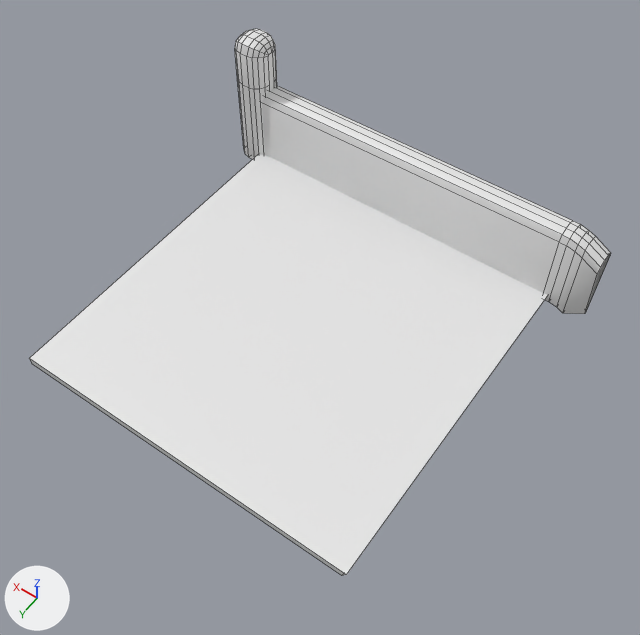
The FBX model Assets/3D_Assets/Props/stairs_2.fbx as it was, and as the next commit left it.
Rendered twice from a camera (50 mm lens) standing at (3.0, 3.47, 7.0) and looking at (5.74, -0.36, 0.96). The axes (+X, +Y, +Z) are drawn at lower left. The lights are the same throughout. Mesh edges are drawn as thin lines on the coarser meshes. Where no turn or scale is listed for an object, it has been applied to the vertices.

Before the edit, the objects in view are built like this:
```python
me_cube_014 = bpy.data.meshes.new('Cube.014')
me_cube_014.from_pydata(...)  # 148 vertices, 132 faces; spans x -2.06..1.54, y -0.16..0.16, z -0.46..0.87
me_cube_016 = bpy.data.meshes.new('Cube.016')
me_cube_016.from_pydata(...)  # 8 vertices, 6 faces; spans x -1.57..1.47, y -1.5..1.5, z -0.04..0.04
# before: 1 (-1.57, 1.5, 0.03) at pixel (346, 574), 4 (-1.53, 1.5, -0.04) at pixel (341, 575), 5 (1.47, 1.5, 0.04) at pixel (29, 358), 6 (1.47, 1.5, -0.04) at pixel (31, 363)
ob_cube_002 = bpy.data.objects.new('Cube.002', me_cube_014)
ob_cube_002.location = (5.94, -1.59, 1.6)
ob_cube_005 = bpy.data.objects.new('Cube.005', me_cube_016)
ob_cube_005.location = (5.76, 0.0, 1.24)
```
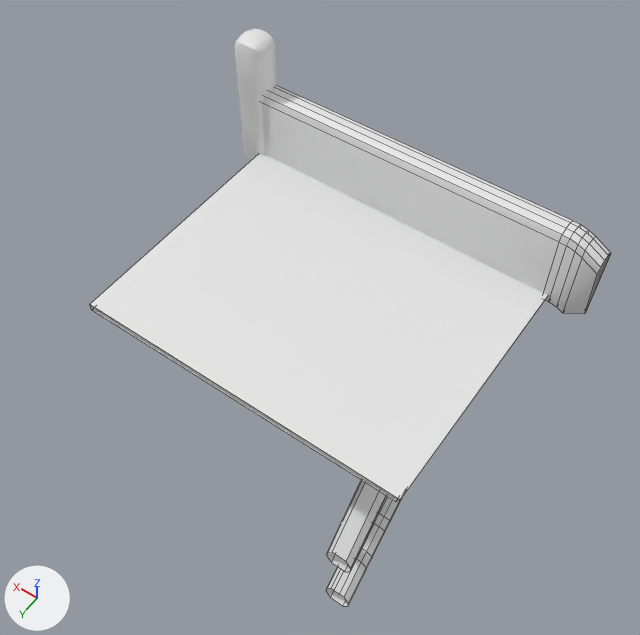
The newer file is also turned or shifted as a whole; pictures and numbers use the older file's frame.

Location of each change, (x1, y1, x2, y2) in pixels of the pictures (640 x 635 px):
'Cube.005', reshaped (12% narrower, 17% shorter): before (29, 154, 548, 576); after (90, 154, 548, 502)
'Cube.014', added: after (326, 480, 402, 606)
'Cube.002', unchanged, covered by the edit: before (235, 29, 611, 314)
'Cube.017', unchanged, uncovered by the edit: after (261, 86, 611, 314)
'Cube.016', unchanged, uncovered by the edit: after (235, 29, 277, 159)

Patch to the scene script:
```diff
--- a/Assets/3D_Assets/Props/stairs_2.fbx.py
+++ b/Assets/3D_Assets/Props/stairs_2.fbx.py
@@ me_cube_016 @@
 me_cube_016.from_pydata(...)  # 8 vertices, 6 faces; spans x -1.57..1.47, y -1.5..1.5, z -0.04..0.04
 # used by ob_cube_005; location = (5.76, 0.0, 1.24)
 # verts and faces of me_cube_016; kept vertices keep their numbers, new ones are numbered from 8
+# me_cube_016 part 1
+delete_faces([(1, 5, 6, 4)])
+for i in [1, 4, 5, 6]: verts[i] += (0.0, -0.67, 0.0)
@@ me_cube_022 @@
+me_cube_022.from_pydata(...)  # 180 vertices, 162 faces; spans x -0.13..0.13, y -1.21..0.82, z -1.27..0.88
@@ ob_cube_014 @@
+ob_cube_014 = bpy.data.objects.new('Cube.014', me_cube_022)
+ob_cube_014.location = (4.58, 0.19, 0.35)
```
